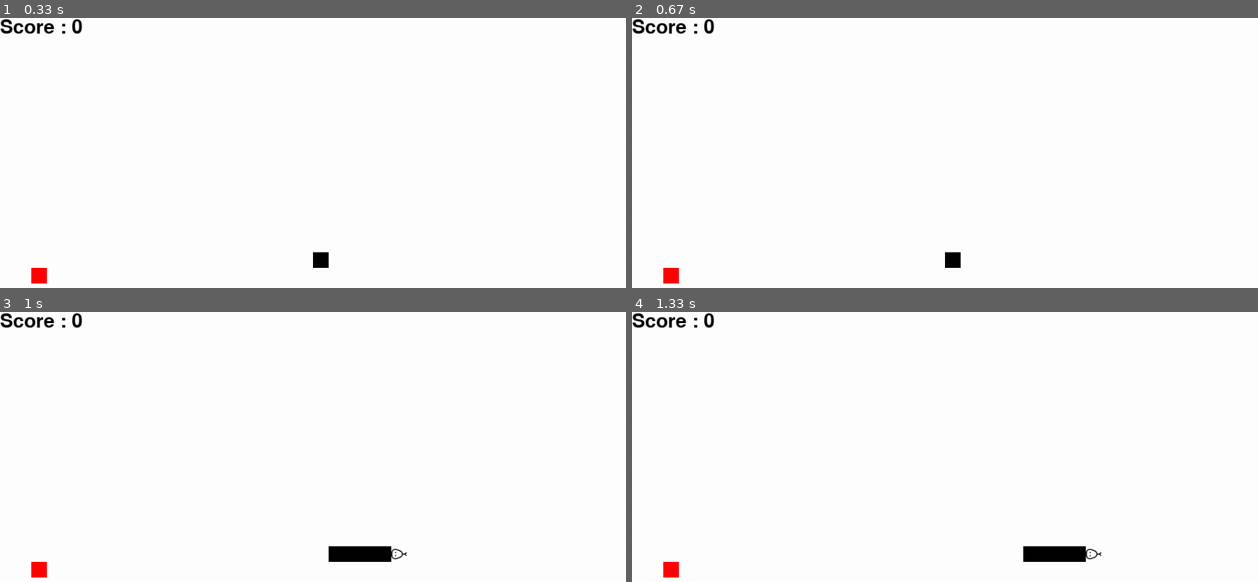
Above: before the commit, frames 1-4 (two rows, left to right).
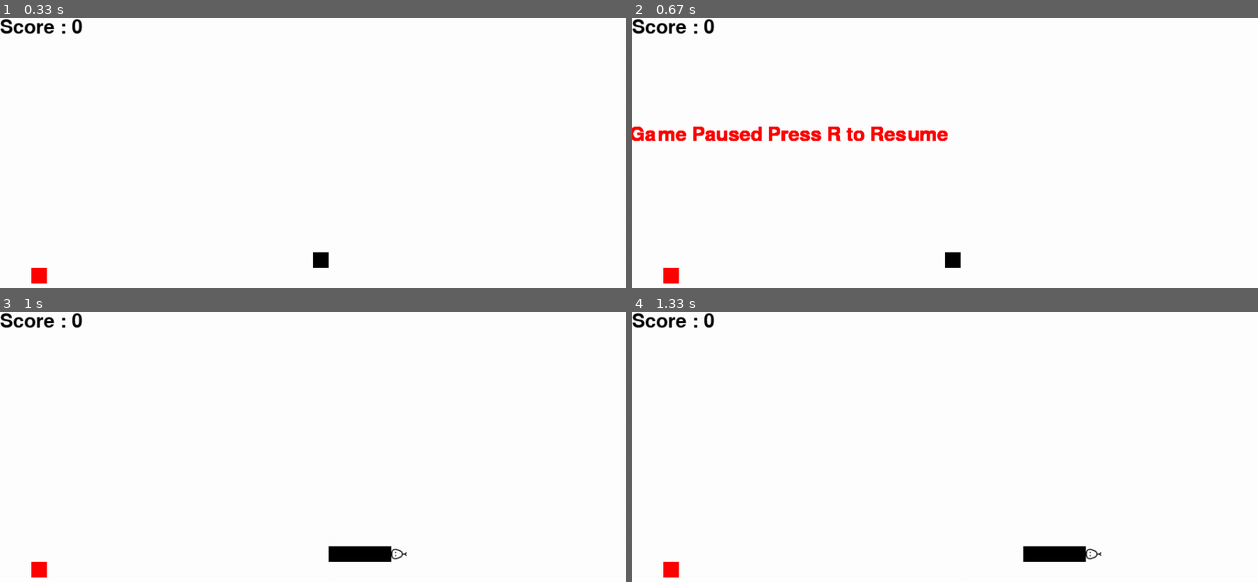
Above: after the commit, the same moments.

Repository: manan-goel-1999/PyGame1
Game: pygame game, started from playable1.1.py
The game is run twice, just before and just after one commit, with the same random seed, the same clock (stepped at 60 frames per second) and the same inputs.
Inputs:
- Up to frame 1 (0.33 s): no input
- Up to frame 2 (0.67 s): tap Space at 0.33 s
- Up to frame 3 (1 s): tap R at 0.67 s
- Up to frame 4 (1.33 s): no input

Frame 1 is identical in both runs. In frame 2, 1.5% of the frame differs, in the area x 0-51%, y 40-46%; in frame 3, nothing differs; in frame 4, nothing differs.

Commit message:
Displays Message on Pause

Diff:
--- a/playable1.1.py
+++ b/playable1.1.py
@@ -55,13 +55,17 @@
 pause = False
 
 
-def pausegame(pause):
-    while pause is True:
-        for event in pygame.event.get():
-            print(event)
-            if event.key == pygame.K_r:
-                pause = False
-                return
+def pausegame(pause):                                                 #Function to Pause Game
+    while pause is True:                                              #Function to Pause Game
+        TextSurface, TextRect = text_object("Game Paused Press R to Resume",red)
+        TextRect.center = (displaywidth/4), (displayheight/4)
+        gameDisplay.blit(TextSurface,TextRect)
+        pygame.display.update()
+        for event in pygame.event.get():                              #Function to Pause Game
+            print(event)                                              #Function to Pause Game
+            if event.key == pygame.K_r:                               #Function to Pause Game
+                pause = False                                         #Function to Pause Game
+                return                                                #Function to Pause Game
 
 #Actual Game Loop
 def GameLoop():
@@ -184,8 +188,8 @@
                 circley = round(random.randrange(0,displayheight-blocksize)/24.0)*24
                 count += 1
                 bodlength += 1
-                #FPS += 4
-                if count%6 is 0:
+                FPS += 1
+                if applesize is blocksize*2:
                     score += 20
                 else:
                     score += 10
